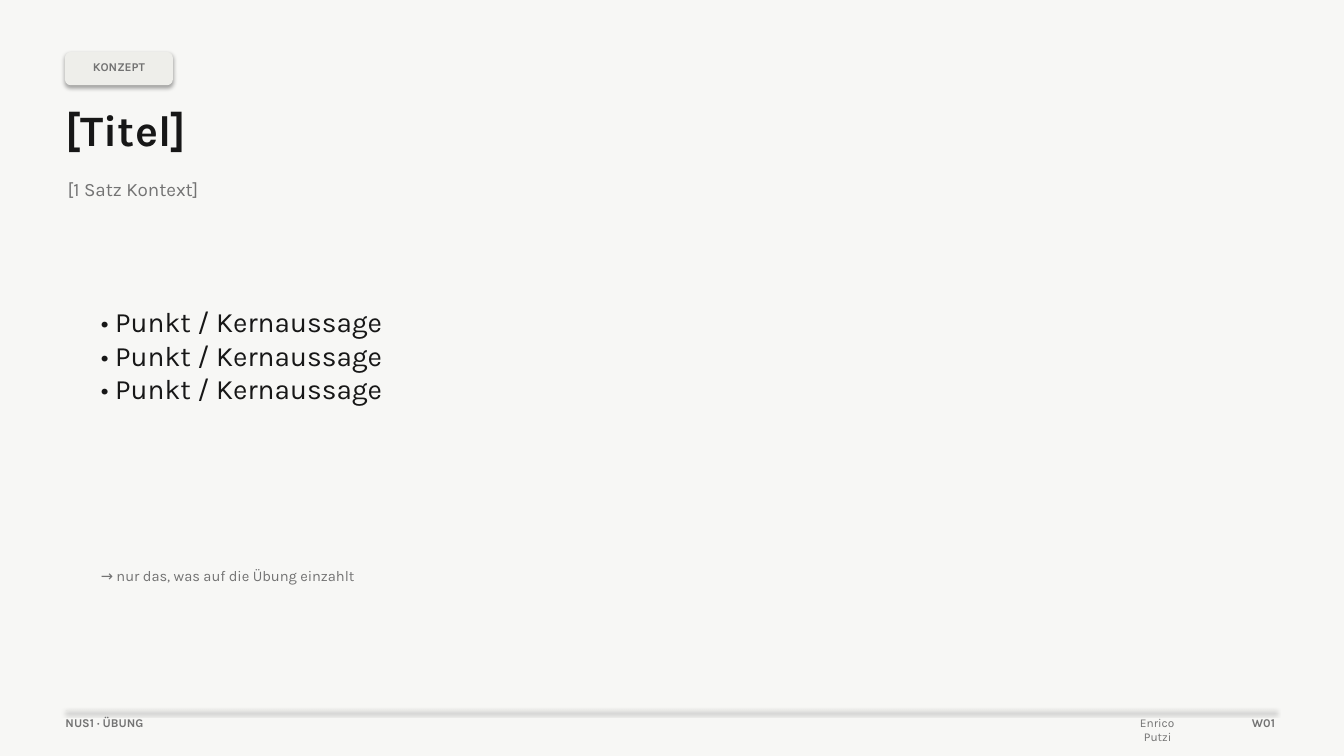
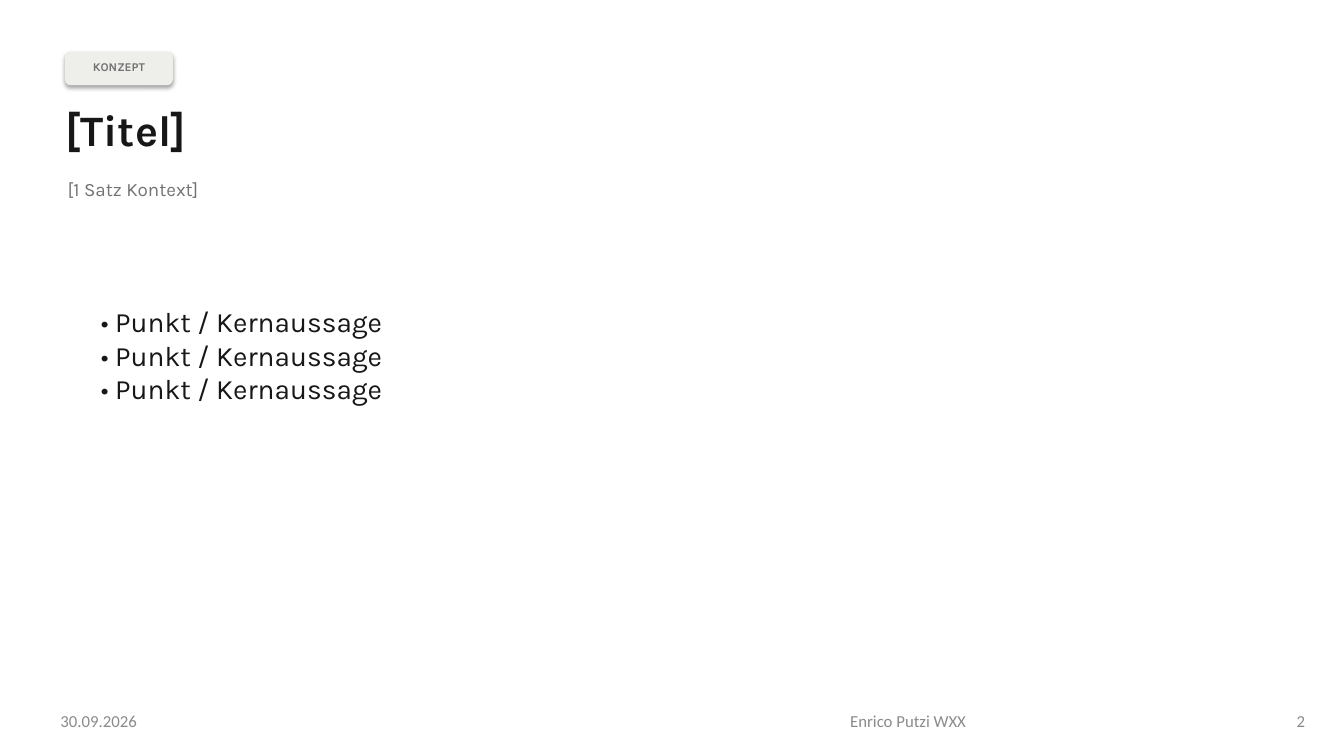
Before and after one commit to eputzi/eputzi.github.io, a slide deck: slide 2 of courses/nus1/files/slides/template.pptx. Drawn at 1344x756 pixels with LibreOffice and Linux fonts; fonts in the diff are those of the drawing. Boxes give left, top, right and bottom in pixels: in the first picture for what was removed or moved away, otherwise in the second. Text is boxed around its words. In the diff, an @@ line names an element or a change of style, - is before the commit and + after.

```diff
--- a/courses/nus1/files/slides/template.pptx
+++ b/courses/nus1/files/slides/template.pptx
@@ background #F7F7F5 to #FFFFFF @@
@@ text removed at (116, 569, 354, 585) @@
-→ nur das, was auf die Übung einzahlt
@@ text added at (60, 716, 136, 727), 12 pt, text #8C8C8C @@
+30.09.2026
@@ text removed at (65, 717, 144, 727) @@
-NUS1 · ÜBUNG
@@ line removed from (66, 711) to (1275, 711) @@
@@ text "Enrico Putzi WXX" at (850, 715, 966, 727): vertical alignment top to middle @@
@@ text at (850, 715, 966, 727): text changed; size 8.5 to 12 pt; font Karla to Calibri; text colour #737373 to #8C8C8C @@
-Enrico Putzi
+Enrico Putzi WXX
@@ text removed at (1252, 719, 1275, 727) @@
-W01
@@ page number added at (1297, 716, 1305, 727), 12 pt, text #8C8C8C @@
+2
```
Also in this commit, not shown: 7 other slides changed, 3 other files.
